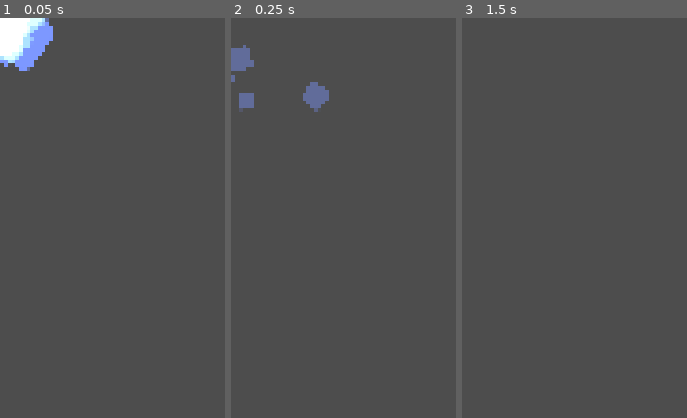
Above: before the commit, frames 1-3 (left to right).
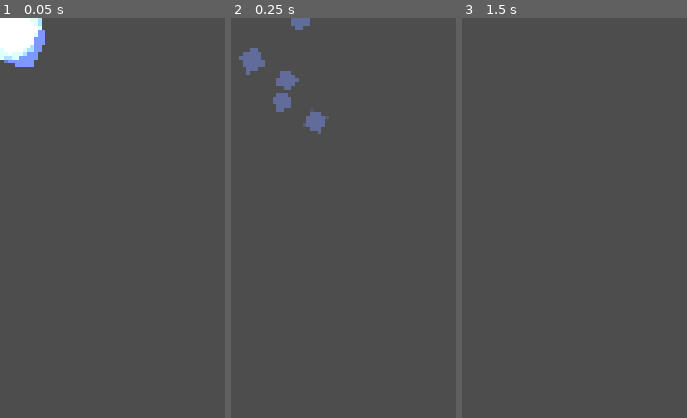
Above: after the commit, the same moments.

Repository: veprogames/blumo
Game: Godot game, scene res://src/edible/effect/edible_explosion.tscn
The game is run twice, just before and just after one commit, with the same random seed, the same clock (stepped at 60 frames per second) and the same inputs. This scene is started directly instead of the project's main scene.
Inputs (mouse positions are % of the whole screen's width and height, from its top left):
- Up to frame 1 (0.05 s): no input
- Up to frame 2 (0.25 s): no input
- Up to frame 3 (1.5 s): move the mouse to (72, 45) at 0.52 s; click (72, 45) at 0.67 s; tap Enter at 1.25 s; move the mouse to (30, 55) at 1.27 s; click (30, 55) at 1.42 s
The pictures show only the part of the screen within x 0-50%, y 0-50%; the shares and areas given below are measured in that part.

The runs differ from the first frame. In frame 1, 1.0% of the frame differs, in the area x 0-24%, y 0-14%; in frame 2, 2.7%, in the area x 0-44%, y 0-29%; in frame 3, nothing differs.

Commit message:
revamp sounds, level up stage quicker

Diff:
--- /dev/null
+++ b/assets/edible/audio_stream_eat.tres
@@ -0,0 +1,9 @@
+[gd_resource type="AudioStreamRandomizer" load_steps=2 format=3 uid="uid://b6n33mn6r2f1b"]
+
+[ext_resource type="AudioStream" uid="uid://by1sycqan8akp" path="res://assets/edible/eat.wav" id="1_wd087"]
+
+[resource]
+playback_mode = 1
+random_pitch = 1.5
+streams_count = 1
+stream_0/stream = ExtResource("1_wd087")
--- a/project.godot
+++ b/project.godot
@@ -26,6 +26,7 @@
 Global="*res://src/global/global.gd"
 SceneManager="*res://src/global/scene_manager.tscn"
 GameEvents="*res://src/global/game_events.gd"
+AudioManager="*res://src/global/audio_manager.tscn"
 
 [debug]
 
--- a/src/edible/edible.gd
+++ b/src/edible/edible.gd
@@ -6,6 +6,8 @@
 
 const EdibleExplosionScene: PackedScene = preload("res://src/edible/effect/edible_explosion.tscn")
 const MaterialAdditive: CanvasItemMaterial = preload("res://assets/materials/additive_blending.tres")
+const StreamEat: AudioStreamRandomizer = preload("res://assets/edible/audio_stream_eat.tres")
+const StreamBecameEdible: AudioStreamWAV = preload("res://assets/edible/became_edible.wav")
 
 @onready var sprite_2d: Sprite2D = $Sprite2D
 @onready var glow: Sprite2D = $Glow
@@ -55,6 +57,7 @@
 
 	edible = true
 	turn_on_glow()
+	AudioManager.play_stream(StreamBecameEdible)
 	became_edible.emit(self)
 
 
@@ -74,6 +77,7 @@
 func eat() -> void:
 	Global.save.score += get_value()
 	spawn_explosion()
+	AudioManager.play_stream(StreamEat)
 	queue_free()
 	await tree_exited
 	eaten.emit(self)
--- a/src/edible/effect/edible_explosion.tscn
+++ b/src/edible/effect/edible_explosion.tscn
@@ -1,8 +1,7 @@
-[gd_scene load_steps=11 format=3 uid="uid://duakgck4wfr0q"]
+[gd_scene load_steps=9 format=3 uid="uid://duakgck4wfr0q"]
 
 [ext_resource type="Texture2D" uid="uid://blofy2qar2bv3" path="res://assets/edible/edible.png" id="1_df8af"]
 [ext_resource type="Script" uid="uid://csvrcgehk3ntq" path="res://src/edible/effect/edible_explosion.gd" id="2_q60ks"]
-[ext_resource type="AudioStream" uid="uid://btojsrh8dhivo" path="res://assets/edible/eat.ogg" id="3_qvqrf"]
 
 [sub_resource type="CanvasItemMaterial" id="CanvasItemMaterial_y2k1k"]
 blend_mode = 1
@@ -35,11 +34,6 @@
 scale_curve = SubResource("CurveTexture_caucj")
 alpha_curve = SubResource("CurveTexture_t7x2f")
 
-[sub_resource type="AudioStreamRandomizer" id="AudioStreamRandomizer_rhlad"]
-random_pitch = 1.5
-streams_count = 1
-stream_0/stream = ExtResource("3_qvqrf")
-
 [node name="EdibleExplosion" type="GPUParticles2D"]
 material = SubResource("CanvasItemMaterial_y2k1k")
 emitting = false
@@ -52,8 +46,4 @@
 process_material = SubResource("ParticleProcessMaterial_jrqhs")
 script = ExtResource("2_q60ks")
 
-[node name="AudioStreamPlayer" type="AudioStreamPlayer" parent="."]
-stream = SubResource("AudioStreamRandomizer_rhlad")
-autoplay = true
-
 [connection signal="finished" from="." to="." method="_on_finished"]
--- /dev/null
+++ b/src/global/audio_manager.gd
@@ -0,0 +1,9 @@
+extends AudioStreamPlayer
+
+
+func play_stream(audio_stream: AudioStream, db: float = 0.0, pitch: float = 1.0) -> void:
+	play()
+	var playback: AudioStreamPlaybackPolyphonic = get_stream_playback()
+	if !playback:
+		return
+	playback.play_stream(audio_stream, db, pitch)
--- /dev/null
+++ b/src/global/audio_manager.tscn
@@ -0,0 +1,10 @@
+[gd_scene load_steps=3 format=3 uid="uid://bl463e1of66l7"]
+
+[ext_resource type="Script" uid="uid://c81wamrgygvvn" path="res://src/global/audio_manager.gd" id="1_8i4a6"]
+
+[sub_resource type="AudioStreamPolyphonic" id="AudioStreamPolyphonic_oh04a"]
+polyphony = 64
+
+[node name="AudioManager" type="AudioStreamPlayer"]
+stream = SubResource("AudioStreamPolyphonic_oh04a")
+script = ExtResource("1_8i4a6")
--- a/src/level/level_stage_manager.gd
+++ b/src/level/level_stage_manager.gd
@@ -2,6 +2,8 @@
 extends Node2D
 
 signal remaining_changed(new_amount: int)
+
+const StreamLevelUp: AudioStreamWAV = preload("res://assets/level/level_up.wav")
 
 @export var spawner: EdibleSpawner
 
@@ -33,7 +35,8 @@
 
 func next_stage() -> void:
 	Global.save.stage += 1
-	await get_tree().create_timer(2).timeout
+	AudioManager.play_stream(StreamLevelUp)
+	await get_tree().create_timer(0.3).timeout
 	start_stage()
 
 
--- a/src/player/bullet_pod/bullet_pod.gd
+++ b/src/player/bullet_pod/bullet_pod.gd
@@ -2,6 +2,7 @@
 extends Node2D
 
 const BulletScene: PackedScene = preload("res://src/bullet/bullet.tscn")
+const StreamShoot: AudioStreamWAV = preload("res://assets/bullet/shoot.wav")
 
 var cooldown: float = 0.5
 var t: float = 0.0
@@ -32,6 +33,7 @@
 		var angle: float = start_angle + gap * i
 		var bullet: Bullet = spawn_bullet()
 		bullet.rotation += angle
+	AudioManager.play_stream(StreamShoot)
 
 
 func spawn_bullet() -> Bullet:
--- a/src/player/player.gd
+++ b/src/player/player.gd
@@ -5,7 +5,6 @@
 
 @onready var sprite_2d: Sprite2D = $Sprite2D
 @onready var sprite_glow: Sprite2D = $SpriteGlow
-@onready var audio_stream_player_move: AudioStreamPlayer = $AudioStreamPlayerMove
 @onready var audio_stream_player_die: AudioStreamPlayer = $AudioStreamPlayerDie
 
 const ExplosionScene: PackedScene = preload("res://src/player/explosion/player_explosion.tscn")
@@ -62,20 +61,6 @@
 		var average_motion: Vector2 = total_movement / len(movements)
 		sprite_2d.rotation = average_motion.angle()
 
-		var time_difference: float = t - movement_times[0]
-		var velocity: float = (total_movement / time_difference).length()
-
-		audio_stream_player_move.volume_db = clampf(
-			remap(velocity, 0.0, 20000.0, -40.0, 0.0),
-			-70.0,
-			-6.0,
-		)
-		audio_stream_player_move.pitch_scale = clampf(
-			remap(velocity, 0.0, 20000.0, 0.1, 3.0),
-			0.1,
-			5.0,
-		)
-
 
 func die() -> void:
 	if OS.has_feature("editor"):
--- a/src/player/player.tscn
+++ b/src/player/player.tscn
@@ -1,11 +1,10 @@
-[gd_scene load_steps=11 format=3 uid="uid://b524q435s8xuh"]
+[gd_scene load_steps=10 format=3 uid="uid://b524q435s8xuh"]
 
 [ext_resource type="Script" uid="uid://b0c7gs506b2jb" path="res://src/player/player.gd" id="1_xlok0"]
 [ext_resource type="Texture2D" uid="uid://yyfw783ga8hd" path="res://assets/player/player.png" id="2_8shp1"]
 [ext_resource type="PackedScene" uid="uid://ds3vg40luk3xy" path="res://src/player/player_collector_area.tscn" id="3_7ywvn"]
 [ext_resource type="Texture2D" uid="uid://dqutjy48rxjhr" path="res://assets/edible/glow.png" id="3_jiejy"]
 [ext_resource type="Material" uid="uid://iq4w6vw5p620" path="res://assets/materials/additive_blending.tres" id="4_l271a"]
-[ext_resource type="AudioStream" uid="uid://dwntp42ifre0v" path="res://assets/player/move.ogg" id="4_qrrqd"]
 [ext_resource type="AudioStream" uid="uid://dfjc42d6wjq8u" path="res://assets/player/die.ogg" id="5_mhae5"]
 [ext_resource type="PackedScene" uid="uid://xot54l056new" path="res://src/player/magnet/edible_magnet.tscn" id="5_x42xx"]
 [ext_resource type="PackedScene" uid="uid://df7slsnwgx7yn" path="res://src/player/bullet_pod/bullet_pod.tscn" id="7_o822w"]
@@ -38,11 +37,6 @@
 
 [node name="PlayerCollectorArea" parent="." instance=ExtResource("3_7ywvn")]
 
-[node name="AudioStreamPlayerMove" type="AudioStreamPlayer" parent="."]
-stream = ExtResource("4_qrrqd")
-volume_db = -80.0
-autoplay = true
-
 [node name="AudioStreamPlayerDie" type="AudioStreamPlayer" parent="."]
 stream = ExtResource("5_mhae5")
 volume_db = -9.0
--- a/src/player/trail/collision/trail_collision_area.gd
+++ b/src/player/trail/collision/trail_collision_area.gd
@@ -5,9 +5,6 @@
 
 @onready var collision_polygon_2d: CollisionPolygon2D = $CollisionPolygon2D
 @onready var timer: Timer = $Timer
-@onready var audio_stream_player: AudioStreamPlayer = $AudioStreamPlayer
-
-var sound_was_played: bool = false
 
 
 func _set_polygon(points: PackedVector2Array) -> void:
@@ -22,12 +19,3 @@
 func set_remaining_time(seconds: float) -> void:
 	timer.wait_time = seconds
 	timer.start()
-
-
-func _on_area_entered(area: Area2D) -> void:
-	if sound_was_played:
-		return
-
-	if area is Edible:
-		audio_stream_player.play()
-		sound_was_played = true
--- a/src/player/trail/collision/trail_collision_area.tscn
+++ b/src/player/trail/collision/trail_collision_area.tscn
@@ -1,7 +1,6 @@
-[gd_scene load_steps=3 format=3 uid="uid://b0woulj7vy38c"]
+[gd_scene load_steps=2 format=3 uid="uid://b0woulj7vy38c"]
 
 [ext_resource type="Script" uid="uid://c8sea4cj8pmut" path="res://src/player/trail/collision/trail_collision_area.gd" id="1_xqoyl"]
-[ext_resource type="AudioStream" uid="uid://lwisoc4x4atp" path="res://assets/player/trail/enclose.ogg" id="2_bqds4"]
 
 [node name="TrailCollisionArea" type="Area2D"]
 collision_mask = 2
@@ -13,10 +12,5 @@
 wait_time = 0.4
 autostart = true
 
-[node name="AudioStreamPlayer" type="AudioStreamPlayer" parent="."]
-stream = ExtResource("2_bqds4")
-volume_db = -6.0
-max_polyphony = 4
-
 [connection signal="area_entered" from="." to="." method="_on_area_entered"]
 [connection signal="timeout" from="Timer" to="." method="_on_timer_timeout"]
Not shown, added: assets/bullet/shoot.wav.import
Not shown, added: assets/edible/became_edible.wav.import
Not shown, removed: assets/edible/eat.ogg.import
Not shown, added: assets/edible/eat.wav.import
Not shown, added: assets/level/level_up.wav.import
Not shown, removed: assets/player/move.ogg.import
Not shown, removed: assets/player/trail/enclose.ogg.import
Not shown, added: src/global/audio_manager.gd.uid
Not shown, changed: README.md
Not shown, added: assets/bullet/shoot.wav
Not shown, added: assets/edible/became_edible.wav
Not shown, removed: assets/edible/eat.ogg
(and 4 more such lines)
